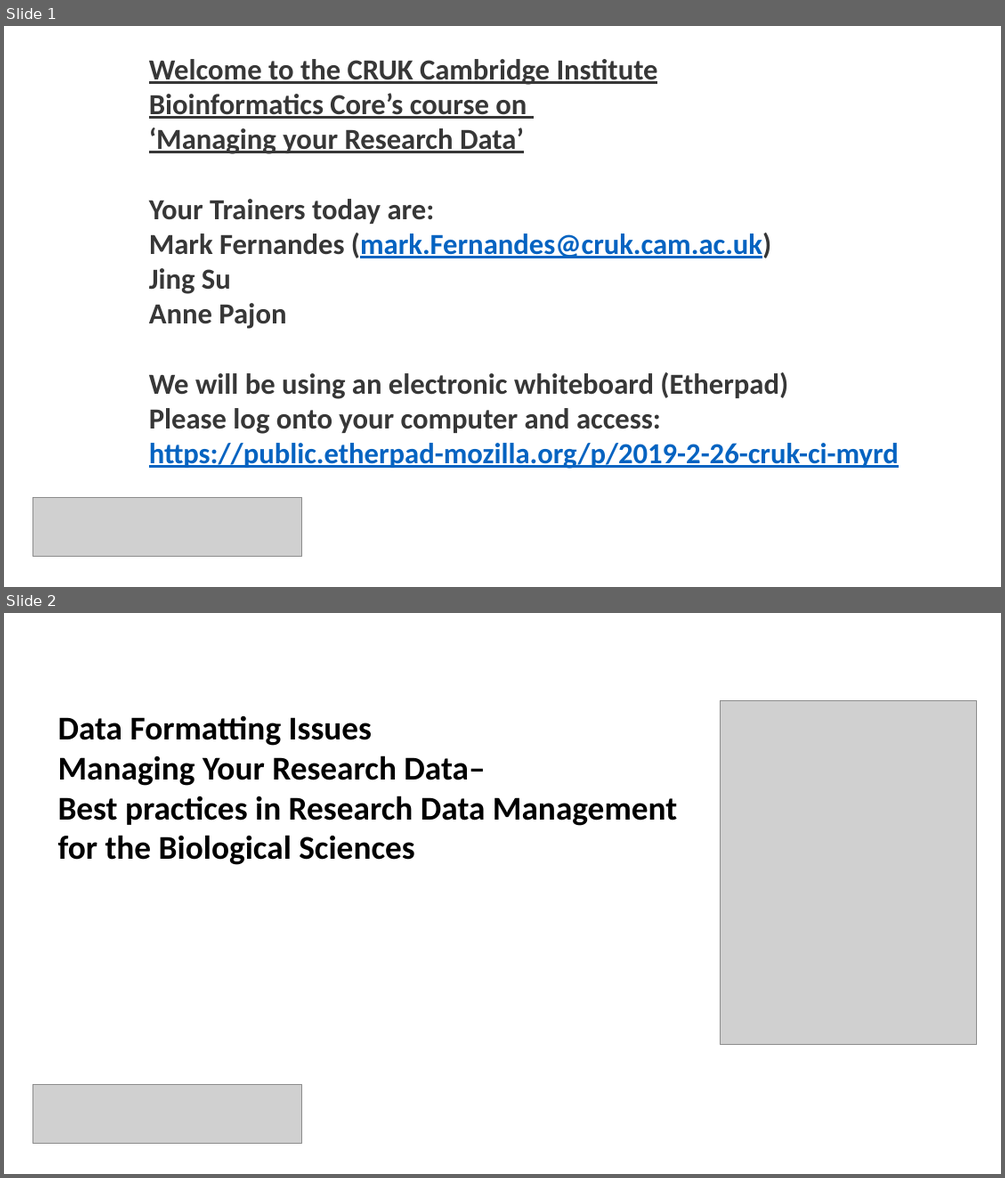
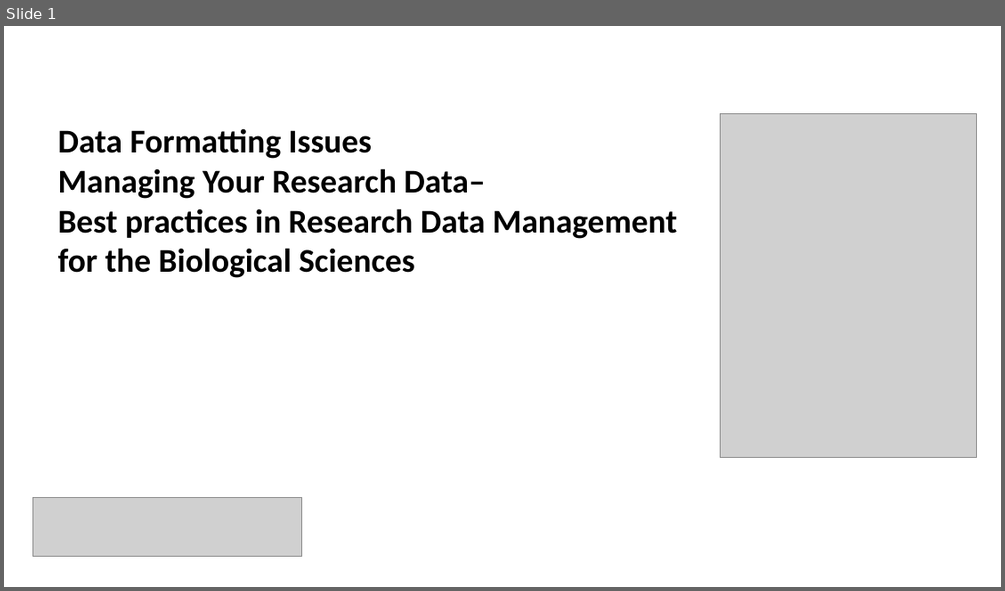
Before and after one commit to bioinformatics-core-shared-training/Managing-your-research-data, a slide deck: data_formatting.pptx. Shown one above the other, each under a label of ours: slides 1 and 2 before the commit, slide 1 after it. The pictures are 1005x1178 and 1005x591 pixels, drawn with LibreOffice and Linux fonts; fonts in the diff are those of the drawing; grey boxes stand for pictures. Boxes give left, top, right and bottom in pixels: in the first picture for what was removed or moved away, otherwise in the second. Text is boxed around its words. In the diff, an @@ line names an element or a change of style, - is before the commit and + after.

```diff
--- a/data_formatting.pptx
+++ b/data_formatting.pptx
@@ slide 1 removed at (x1=4, y1=26, x2=1001, y2=587), background #FFFFFF @@
@@ text removed at (x1=149, y1=59, x2=898, y2=468) @@
-Welcome to the CRUK Cambridge Institute
-Bioinformatics Core’s course on
-‘Managing your Research Data’
-Your Trainers today are:
-Mark Fernandes (mark.Fernandes@cruk.cam.ac.uk)
-Jing Su
-Anne Pajon
-We will be using an electronic whiteboard (Etherpad)
-Please log onto your computer and access:
-https://public.etherpad-mozilla.org/p/2019-2-26-cruk-ci-myrd
@@ picture removed at (x1=33, y1=497, x2=301, y2=556) @@
@@ what was slide 2 is now slide 1 @@
```
Also in this commit, not shown: 1 slide added, 1 other file.
